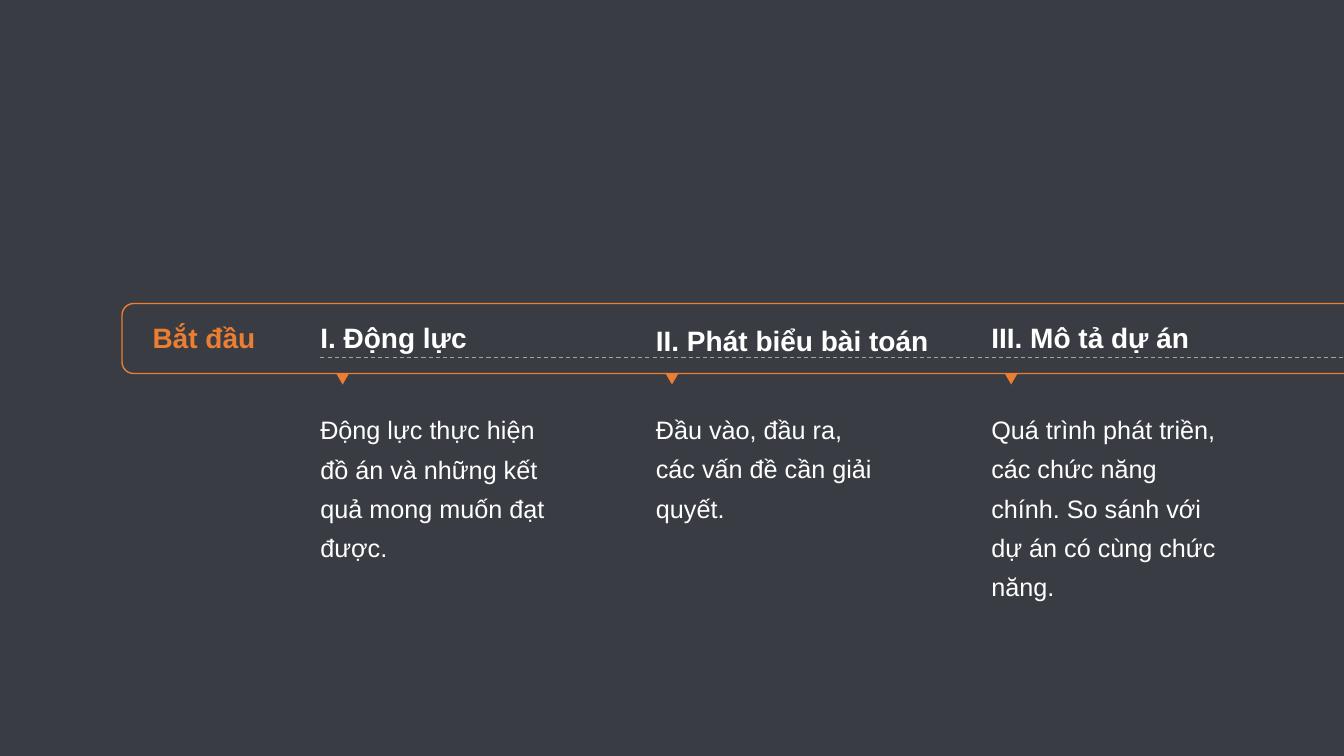
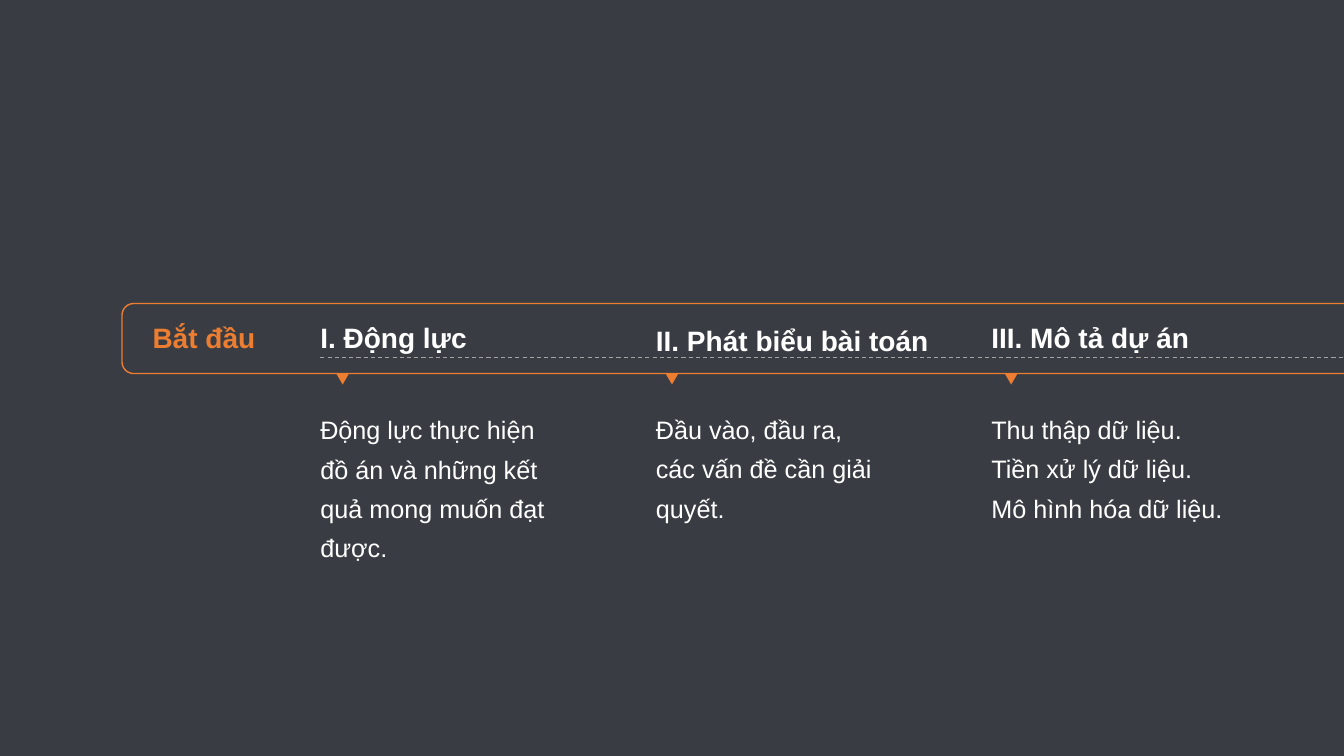
Before and after one commit to vietph34/DS_Final_project, a slide deck: slide 2 of doc/report.pptx. Drawn at 1344x756 pixels with LibreOffice and Linux fonts; fonts in the diff are those of the drawing. Boxes give left, top, right and bottom in pixels: in the first picture for what was removed or moved away, otherwise in the second. Text is boxed around its words. In the diff, an @@ line names an element or a change of style, - is before the commit and + after.

```diff
--- a/doc/report.pptx
+++ b/doc/report.pptx
@@ text at [991, 420, 1222, 522]: text changed @@
-Quá trình phát triền, các chức năng chính. So sánh với dự án có cùng chức năng.
+Thu thập dữ liệu.
+Tiền xử lý dữ liệu.
+Mô hình hóa dữ liệu.
```
Also in this commit, not shown: 7 other slides changed, 2 slides added, 1 slide removed.
